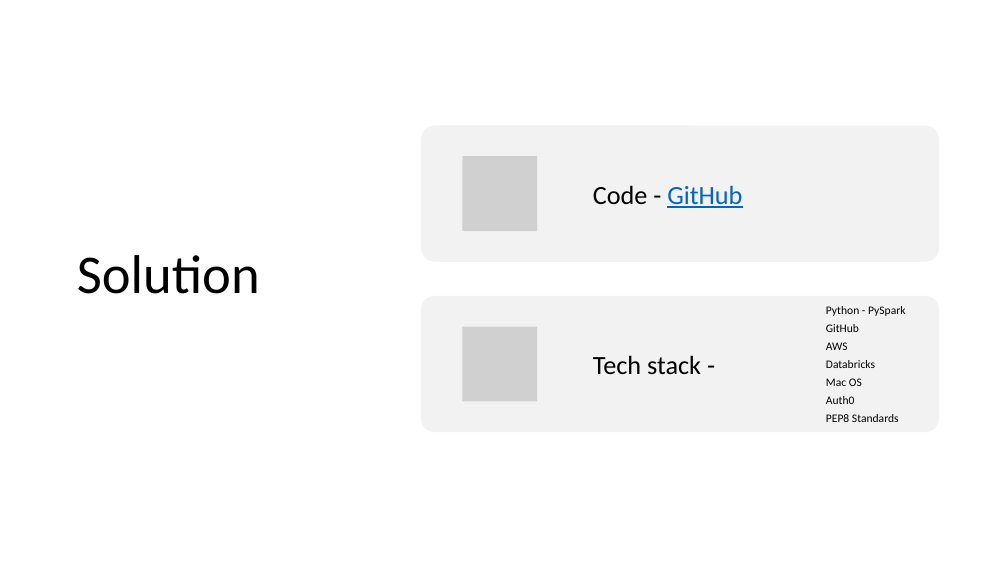
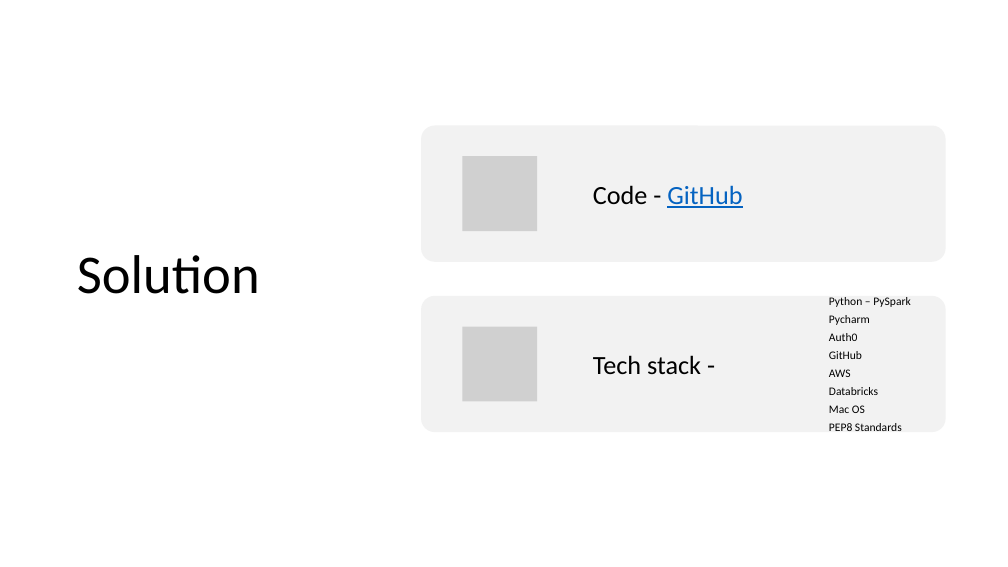
Before and after one commit to SonawaneMayur/HitAnalysis, a slide deck: slide 9 of doc/Hit_Data_Analysis.pptx (slide 8 before the commit). Drawn at 1008x567 pixels with LibreOffice and Linux fonts; fonts in the diff are those of the drawing; grey boxes stand for pictures. Boxes give left, top, right and bottom in pixels: in the first picture for what was removed or moved away, otherwise in the second. Text is boxed around its words. In the diff, an @@ line names an element or a change of style, - is before the commit and + after.

```diff
--- a/doc/Hit_Data_Analysis.pptx
+++ b/doc/Hit_Data_Analysis.pptx
@@ rounded rectangle: place and size @@
-rounded rectangle at [421,296,939,432]
+rounded rectangle at [421,296,946,432]
@@ text at [829,297,910,341]: text changed @@
-Python - PySpark
+Python – PySpark
+Pycharm
+Auth0
@@ text at [826,396,855,404]: paragraph removed @@
-Auth0
```
Also in this commit, not shown: 1 other slide changed, 2 slides added, 6 other files.
